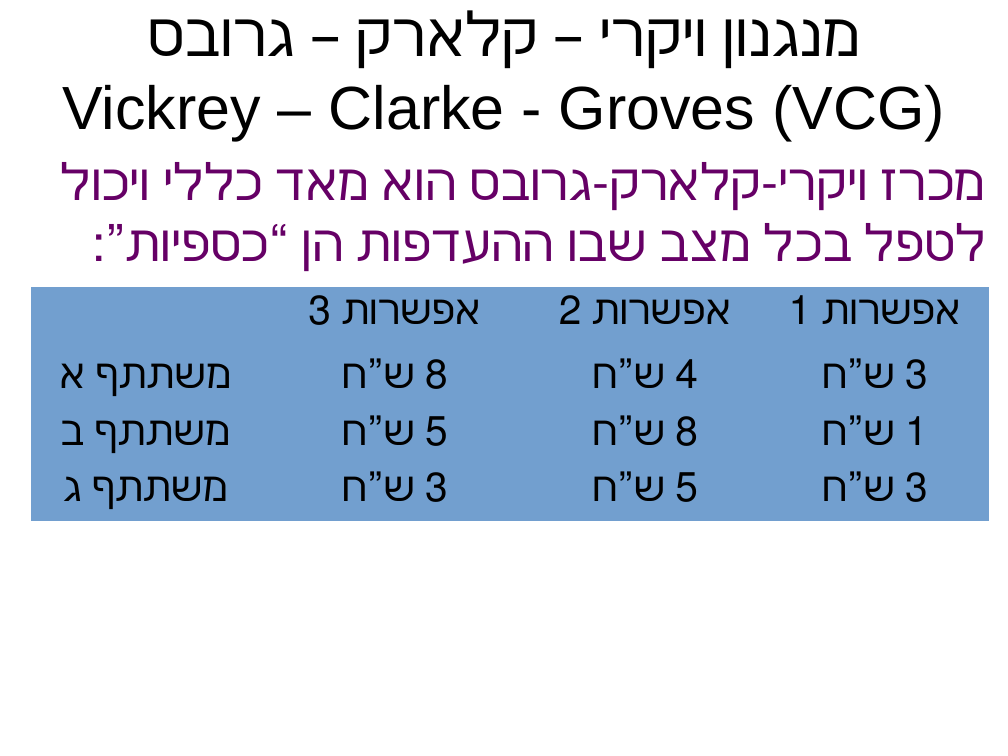
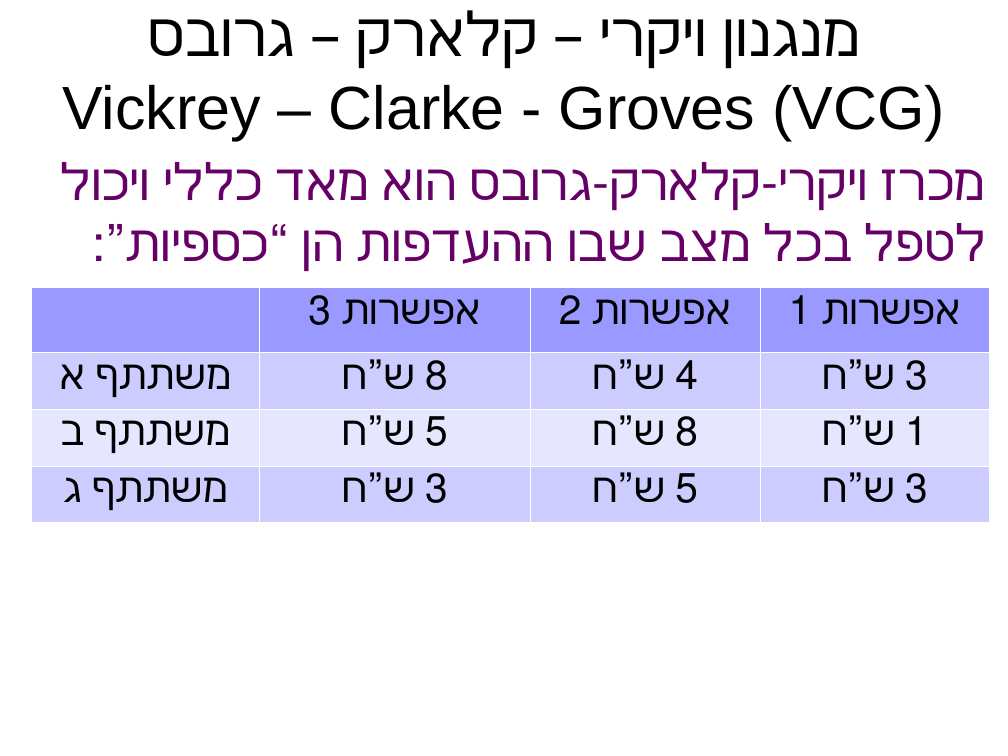
Before and after one commit to erelsgl-at-ariel/algorithms2m-5778, a slide deck: slide 20 of week03-truthful-auctions/slides.odp. Drawn at 1008x756 pixels with LibreOffice and Linux fonts; fonts in the diff are those of the drawing. Boxes give left, top, right and bottom in pixels: in the first picture for what was removed or moved away, otherwise in the second. Text is boxed around its words. In the diff, an @@ line names an element or a change of style, - is before the commit and + after.

```diff
--- a/week03-truthful-auctions/slides.odp
+++ b/week03-truthful-auctions/slides.odp
@@ table at (31, 287, 991, 514) @@
@@ fill #729FCF to #9999FF in row 1 @@
@@ fill #729FCF to #CCCCFF in 8 cells @@
@@ fill #729FCF to #E6E6FF in row 3 @@
@@ borders changed @@
```
Also in this commit, not shown: 10 other slides changed, 2 slides removed, 7 other files.
